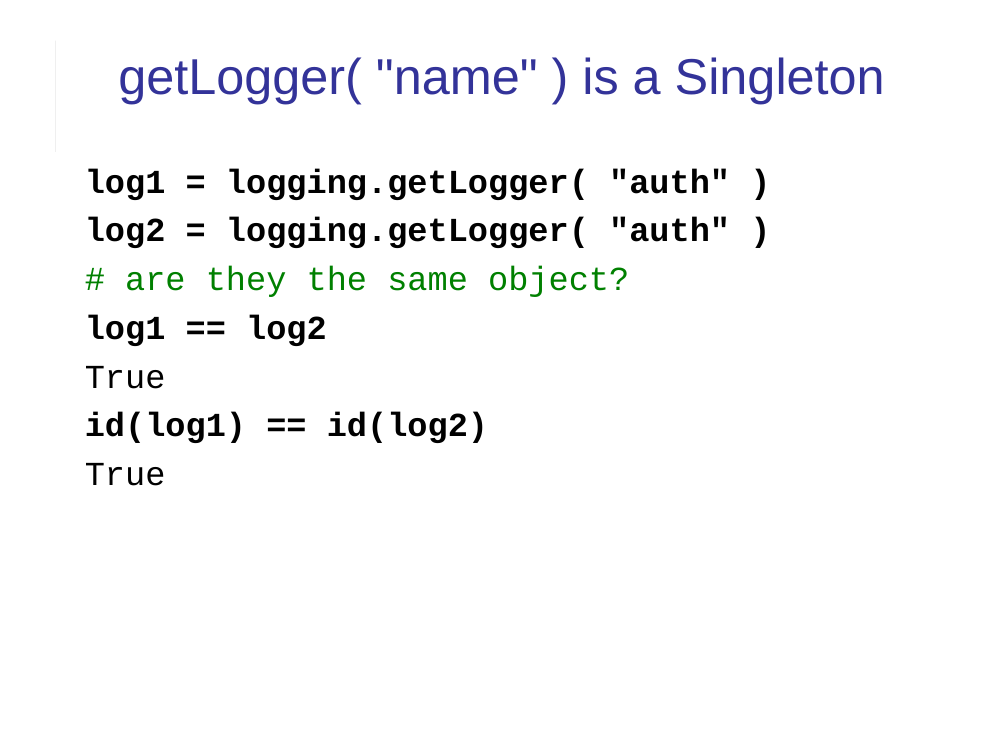
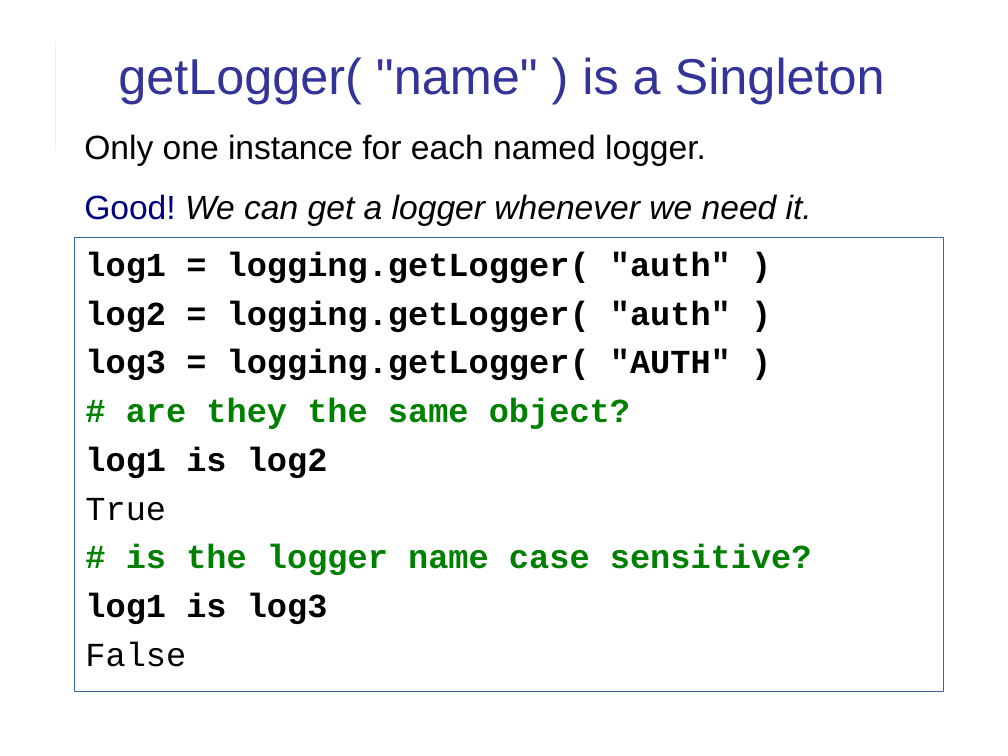
Before and after one commit to cpske/ISP, a slide deck: slide 22 of logging/Logging.ppt (slide 13 before the commit). Drawn at 1008x756 pixels with LibreOffice and Linux fonts; fonts in the diff are those of the drawing. Boxes give left, top, right and bottom in pixels: in the first picture for what was removed or moved away, otherwise in the second. Text is boxed around its words. In the diff, an @@ line names an element or a change of style, - is before the commit and + after.

Commit message:
update slides on logging

```diff
--- a/logging/Logging.ppt
+++ b/logging/Logging.ppt
@@ text added at bbox=[84, 134, 812, 226], 24 pt, text #000000 @@
+Only one instance for each named logger.
+Good! We can get a logger whenever we need it.
@@ text "log1 = logging.getLogger( "auth" )": place and size @@
-text "log1 = logging.getLogger( "auth" )" at bbox=[85, 168, 730, 486]
+text "log1 = logging.getLogger( "auth" )" at bbox=[75, 238, 943, 691]
@@ text "log1 = logging.getLogger( "auth" )" at bbox=[75, 238, 943, 691]: outline none to #3465A4 0.74 pt @@
@@ text at bbox=[85, 251, 731, 521]: bold on in "# are they the same object?"; indent changed @@
@@ text at bbox=[85, 349, 731, 380]: paragraph added @@
+log3 = logging.getLogger( "AUTH" )
@@ text at bbox=[85, 446, 328, 478]: text changed @@
-log1 == log2
+log1 is log2
@@ text at bbox=[85, 544, 812, 667]: text changed; text colour #000000 to #008000 @@
-id(log1) == id(log2)
-True
+# is the logger name case sensitive?
+log1 is log3
+False
```
Also in this commit, not shown: 19 other slides changed, 10 slides added, 1 slide removed, 2 other files.
